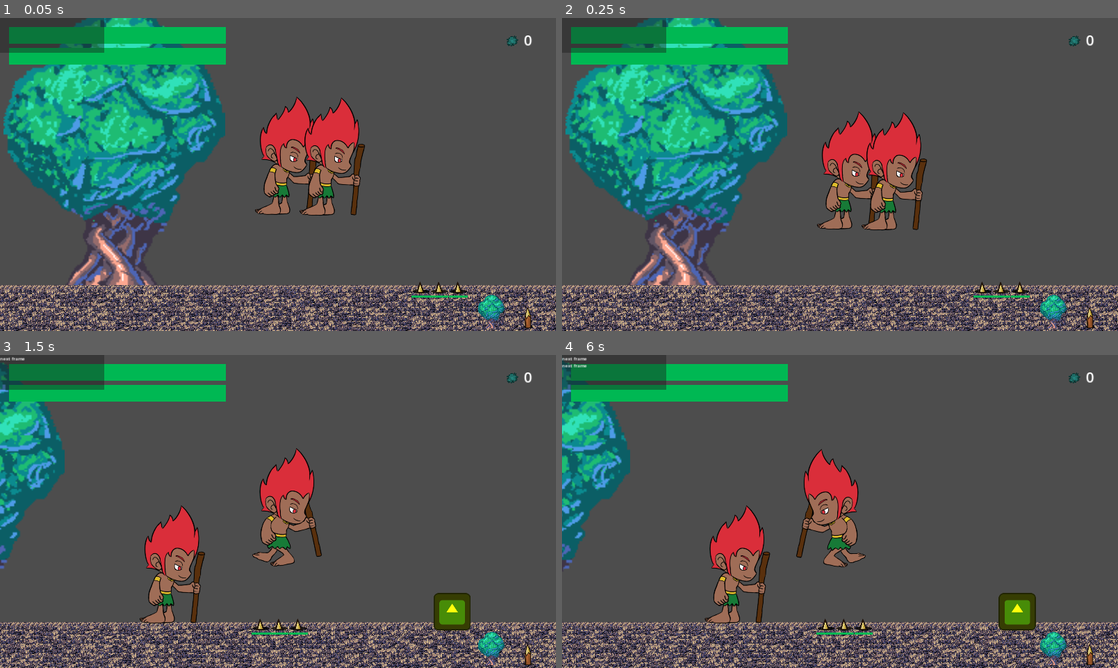
Above: before the commit, frames 1-4 (two rows, left to right).
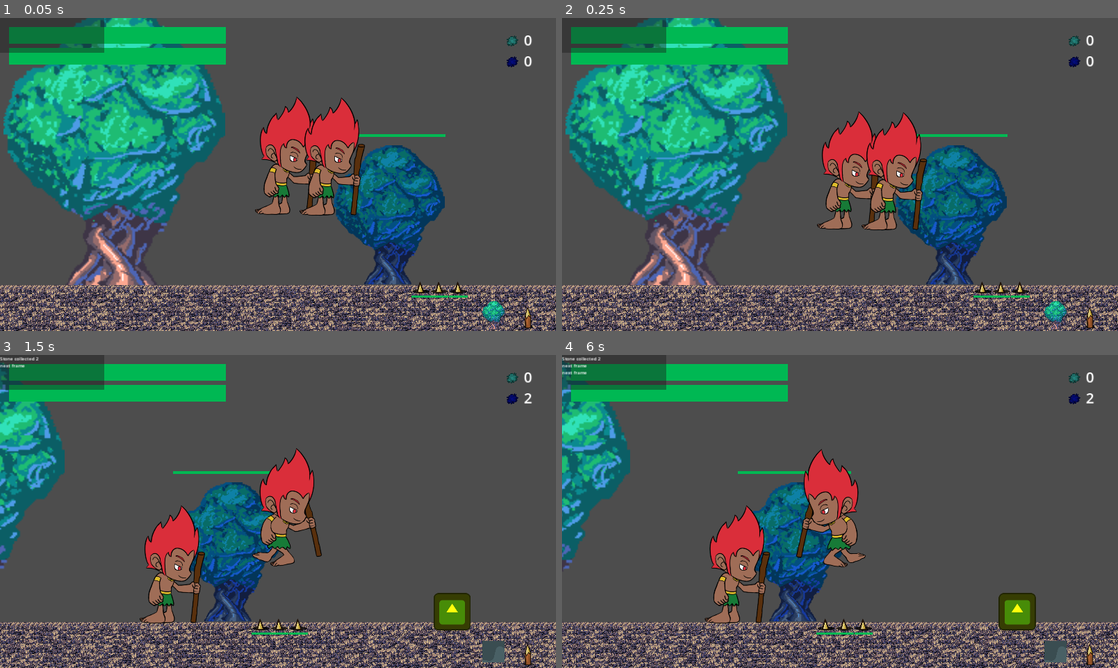
Above: after the commit, the same moments.

Repository: Ikkisoad/Amazon-Guardians
Game: Godot game, scene res://scenes/main.tscn
The game is run twice, just before and just after one commit, with the same random seed, the same clock (stepped at 60 frames per second) and the same inputs. The engine's default icon, where the game draws it, is replaced by a stand-in: a white triangle on a blue panel in a dark square.
Inputs:
- Up to frame 1 (0.05 s): no input
- Up to frame 2 (0.25 s): no input
- Up to frame 3 (1.5 s): hold D (right) from 0.53 s (still down); tap B (changeSelectedResource, bound only after the commit) at 0.6 s; tap Space (jump) at 0.77 s; tap N (frameAdvance) at 1.35 s
- Up to frame 4 (6 s): tap Space (jump) at 1.52, 3.02, 3.77, 4.52 s; tap B (changeSelectedResource, bound only after the commit) at 1.55, 2.3, 3.05, 3.8, 4.35, 5.1 s; tap Enter at 2 s; release D (right) at 2.03 s; hold A (left) 2.03-2.78 s; tap V (setResource) at 2.1 s; tap Escape (reset) at 2.75, 3.5, 4.15, 4.25, 5, 5.75 s; hold D (right) 2.78-4.28 s; tap C (swap) at 2.85 s; tap X (trap) at 3.6 s; hold A (left) 4.28-5.03 s; hold D (right) 5.03-5.78 s; hold A (left) from 5.78 s (still down); tap N (frameAdvance) at 5.85 s

The runs differ from the first frame. In frame 1, 5.9% of the frame differs, in the area x 60-96%, y 12-100%; in frame 2, 5.7%; in frame 3, 5.1%; in frame 4, 4.4%.

Commit message:
Cave

Diff:
--- a/project.godot
+++ b/project.godot
@@ -92,6 +92,11 @@
 "events": [Object(InputEventKey,"resource_local_to_scene":false,"resource_name":"","device":-1,"window_id":0,"alt_pressed":false,"shift_pressed":false,"ctrl_pressed":false,"meta_pressed":false,"pressed":false,"keycode":0,"physical_keycode":86,"key_label":0,"unicode":118,"echo":false,"script":null)
 ]
 }
+changeSelectedResource={
+"deadzone": 0.5,
+"events": [Object(InputEventKey,"resource_local_to_scene":false,"resource_name":"","device":-1,"window_id":0,"alt_pressed":false,"shift_pressed":false,"ctrl_pressed":false,"meta_pressed":false,"pressed":false,"keycode":0,"physical_keycode":66,"key_label":0,"unicode":98,"echo":false,"script":null)
+]
+}
 
 [layer_names]
 
--- a/scenes/main.tscn
+++ b/scenes/main.tscn
@@ -1,10 +1,11 @@
-[gd_scene load_steps=7 format=3 uid="uid://dsdx64qq5lk44"]
+[gd_scene load_steps=8 format=3 uid="uid://dsdx64qq5lk44"]
 
 [ext_resource type="PackedScene" uid="uid://cecu0ryqrwf3q" path="res://scenes/traps/wood_trap.tscn" id="2_kcd3x"]
 [ext_resource type="PackedScene" uid="uid://i4ewk0kd4tbe" path="res://scenes/system/debugger.tscn" id="3_oa7ly"]
 [ext_resource type="PackedScene" uid="uid://c4elcp35wq18e" path="res://scenes/tile_map/tile_map.tscn" id="4_m70y3"]
 [ext_resource type="PackedScene" uid="uid://85ho1813kvpx" path="res://scenes/player/player_manager.tscn" id="4_pnr2r"]
 [ext_resource type="PackedScene" uid="uid://bvc0gn66b128q" path="res://scenes/res/resource_manager.tscn" id="6_xunr0"]
+[ext_resource type="PackedScene" uid="uid://chlxpj454s7h5" path="res://scenes/res/cave_res/cave_resource.tscn" id="7_8hwdb"]
 [ext_resource type="PackedScene" uid="uid://be782rih0dbuy" path="res://scenes/enemy/spawner/enemy_spawner_base.tscn" id="7_huaeu"]
 
 [node name="Main" type="Node2D"]
@@ -45,4 +46,9 @@
 tmrResourceMin = 1
 tmrResourceMax = 2
 
+[node name="CaveResource" parent="ResourceManager" instance=ExtResource("7_8hwdb")]
+position = Vector2(914, 255)
+tmrResourceMin = 1
+tmrResourceMax = 2
+
 [editable path="ResourceManager"]
--- a/scenes/player/UI/player_ui.gd
+++ b/scenes/player/UI/player_ui.gd
@@ -3,8 +3,18 @@
 @onready var pb_player_ui = $clPlayerUI/pbPlayerUI
 @onready var pb_player_ui_2 = $clPlayerUI/pbPlayerUI2
 @onready var lbl_leaf_amount = $clPlayerUI/lblLeafAmount
+@onready var lbl_stone_amount = $clPlayerUI/lblStoneAmount
+@onready var aspr_resource = $clPlayerUI/asprResource
 
-func updateHUD(p1HP, p2HP, leafAmount = 5):
+func updateHUD(p1HP, p2HP, leafAmount = 5, stoneAmount = 5):
 	pb_player_ui.value = p1HP
 	pb_player_ui_2.value = p2HP
 	lbl_leaf_amount.text = str(leafAmount)
+	lbl_stone_amount.text = str(stoneAmount)
+
+func changeSelectedResource(selected):
+	match selected:
+		Global.ResourceType.TREE:
+			aspr_resource.play("tree")
+		Global.ResourceType.CAVE:
+			aspr_resource.play("cave")
--- a/scenes/player/UI/player_ui.tscn
+++ b/scenes/player/UI/player_ui.tscn
@@ -1,9 +1,10 @@
-[gd_scene load_steps=7 format=3 uid="uid://vp83c8184gjs"]
+[gd_scene load_steps=10 format=3 uid="uid://vp83c8184gjs"]
 
 [ext_resource type="Script" path="res://scenes/player/UI/player_ui.gd" id="1_oonwr"]
 [ext_resource type="Texture2D" uid="uid://dmwh6d4x1bmwy" path="res://Assets/sprites/leaves/tree bushes.png" id="2_q25qi"]
 [ext_resource type="Texture2D" uid="uid://8s7lejkpdj6h" path="res://Assets/sprites/tree/tree.png" id="3_gooqp"]
 [ext_resource type="Texture2D" uid="uid://crloerh1g55ly" path="res://Assets/traps/woodTrap/small_wood_spike_04.png" id="4_3klkd"]
+[ext_resource type="Texture2D" uid="uid://bj3sds4vuxkfl" path="res://Assets/sprites/cave/cave.png" id="5_iicrm"]
 
 [sub_resource type="AtlasTexture" id="AtlasTexture_vj2pi"]
 atlas = ExtResource("2_q25qi")
@@ -17,6 +18,29 @@
 }],
 "loop": true,
 "name": &"default",
+"speed": 5.0
+}]
+
+[sub_resource type="AtlasTexture" id="AtlasTexture_1iqf2"]
+atlas = ExtResource("5_iicrm")
+region = Rect2(3750, 900, 150, 150)
+
+[sub_resource type="SpriteFrames" id="SpriteFrames_m5p1w"]
+animations = [{
+"frames": [{
+"duration": 1.0,
+"texture": SubResource("AtlasTexture_1iqf2")
+}],
+"loop": true,
+"name": &"cave",
+"speed": 5.0
+}, {
+"frames": [{
+"duration": 1.0,
+"texture": ExtResource("3_gooqp")
+}],
+"loop": true,
+"name": &"tree",
 "speed": 5.0
 }]
 
@@ -64,7 +88,21 @@
 position = Vector2(1769, 80)
 sprite_frames = SubResource("SpriteFrames_7cfhj")
 
+[node name="lblStoneAmount" type="Label" parent="clPlayerUI"]
+offset_left = 1809.0
+offset_top = 112.0
+offset_right = 1849.0
+offset_bottom = 181.0
+theme_override_font_sizes/font_size = 50
+text = "5"
+
+[node name="asprStone" type="AnimatedSprite2D" parent="clPlayerUI"]
+modulate = Color(0.0823529, 0.0823529, 1, 1)
+position = Vector2(1769, 152)
+sprite_frames = SubResource("SpriteFrames_7cfhj")
+
 [node name="sprRes" type="Sprite2D" parent="clPlayerUI"]
+visible = false
 position = Vector2(1696, 1013)
 scale = Vector2(0.6, 0.6)
 texture = ExtResource("3_gooqp")
@@ -73,3 +111,9 @@
 position = Vector2(1824, 1032)
 scale = Vector2(0.6, 0.6)
 texture = ExtResource("4_3klkd")
+
+[node name="asprResource" type="AnimatedSprite2D" parent="clPlayerUI"]
+position = Vector2(1704, 1024)
+scale = Vector2(0.5, 0.5)
+sprite_frames = SubResource("SpriteFrames_m5p1w")
+animation = &"tree"
--- a/scenes/player/cb_player.gd
+++ b/scenes/player/cb_player.gd
@@ -57,6 +57,8 @@
 		spawnTrap()
 	if Input.is_action_just_pressed("setResource"):
 		spawnResource()
+	if Input.is_action_just_pressed("changeSelectedResource"):
+		get_parent().changeSelectedResource()
 
 func flip(dir):
 	scale.x = -1
--- a/scenes/player/player_manager.gd
+++ b/scenes/player/player_manager.gd
@@ -7,6 +7,7 @@
 
 @export var resourceManager:Node2D
 @export var leafAmount = 0
+@export var stoneAmount = 0
 var trapTypeSelected = Global.TrapType.WOOD
 var resourceTypeSelected = Global.ResourceType.TREE
 
@@ -16,7 +17,7 @@
 	updateHUD()
 
 func updateHUD():
-	player_ui.updateHUD(cb_player.health, cb_player_2.health, leafAmount)
+	player_ui.updateHUD(cb_player.health, cb_player_2.health, leafAmount, stoneAmount)
 
 # Called every frame. 'delta' is the elapsed time since the previous frame.
 func _process(_delta):
@@ -30,9 +31,19 @@
 		Global.PlayerResourceType.LEAVES:
 			leafAmount += amount
 			Log.print(str("Leaf collected ", amount))
+		Global.PlayerResourceType.STONES:
+			stoneAmount += amount
+			Log.print(str("Stone collected ", amount))
 	updateHUD()
 
 func spawnResource(globalPos):
 	match resourceTypeSelected:
 		Global.ResourceType.TREE:
 			resourceManager.spawnTree(globalPos)
+
+func changeSelectedResource():
+	if resourceTypeSelected == Global.ResourceType.TREE:
+		resourceTypeSelected = Global.ResourceType.CAVE
+	else:
+		resourceTypeSelected = Global.ResourceType.TREE
+	player_ui.changeSelectedResource(resourceTypeSelected)
--- a/scenes/player_res/base_player_res/base_player_res.gd
+++ b/scenes/player_res/base_player_res/base_player_res.gd
@@ -3,8 +3,8 @@
 
 @export var tmrDespawnMin = 60
 @export var tmrDespawnMax = 110
-@export var amount = 5
-var playerResourceType = Global.PlayerResourceType.LEAVES
+@export var amount = 2
+@export var playerResourceType = Global.PlayerResourceType.LEAVES
 
 var resourceScene
 #var gravity = ProjectSettings.get_setting("physics/2d/default_gravity")
--- /dev/null
+++ b/scenes/player_res/stones/stone.tscn
@@ -0,0 +1,16 @@
+[gd_scene load_steps=3 format=3 uid="uid://cgjbffg7ily8f"]
+
+[ext_resource type="PackedScene" uid="uid://bot5k4oc4qdro" path="res://scenes/player_res/base_player_res/base_player_res.tscn" id="1_mljv1"]
+
+[sub_resource type="RectangleShape2D" id="RectangleShape2D_w1yyp"]
+size = Vector2(32, 32)
+
+[node name="Stone" instance=ExtResource("1_mljv1")]
+playerResourceType = 1
+
+[node name="CollisionShape2D" type="CollisionShape2D" parent="a2dBasePlayerResource" index="0"]
+shape = SubResource("RectangleShape2D_w1yyp")
+debug_color = Color(3.7542e-06, 0.645137, 0.26653, 0.42)
+
+[node name="asprBasePlayerResource" parent="." index="1"]
+modulate = Color(1, 0.239216, 1, 1)
--- a/scenes/res/base_res/base_res.gd
+++ b/scenes/res/base_res/base_res.gd
@@ -44,6 +44,9 @@
 		Global.ResourceType.TREE:
 			playerResourceScene = preload("res://scenes/player_res/leaves/leaves.tscn")
 			playerResource = Global.PlayerResourceType.LEAVES
+		Global.ResourceType.CAVE:
+			playerResourceScene = preload("res://scenes/player_res/stones/stone.tscn")
+			playerResource = Global.PlayerResourceType.STONES
 
 
 func _on_tmr_health_regen_timeout():
--- /dev/null
+++ b/scenes/res/cave_res/cave_resource.tscn
@@ -0,0 +1,10 @@
+[gd_scene load_steps=2 format=3 uid="uid://chlxpj454s7h5"]
+
+[ext_resource type="PackedScene" uid="uid://bwsy83o5lf5fh" path="res://scenes/res/base_res/base_res.tscn" id="1_bhh3j"]
+
+[node name="CaveResource" instance=ExtResource("1_bhh3j")]
+scale = Vector2(2.5, 2.5)
+resourceType = 1
+
+[node name="Sprite2D" parent="." index="2"]
+modulate = Color(0.286275, 0.572549, 0.894118, 1)
Binary file added: Assets/sprites/cave/cave.png
Not shown, added: Assets/sprites/cave/cave.png.import
Binary file added: Assets/sprites/cave/cave_parts/cave_0000_front.png
Not shown, added: Assets/sprites/cave/cave_parts/cave_0000_front.png.import
Binary file added: Assets/sprites/cave/cave_parts/cave_0001_mid.png
Not shown, added: Assets/sprites/cave/cave_parts/cave_0001_mid.png.import
Binary file added: Assets/sprites/cave/cave_parts/cave_0002_back.png
Not shown, added: Assets/sprites/cave/cave_parts/cave_0002_back.png.import
Binary file added: Assets/sprites/cave/cave_parts/cave_0003_color.png
Not shown, added: Assets/sprites/cave/cave_parts/cave_0003_color.png.import
